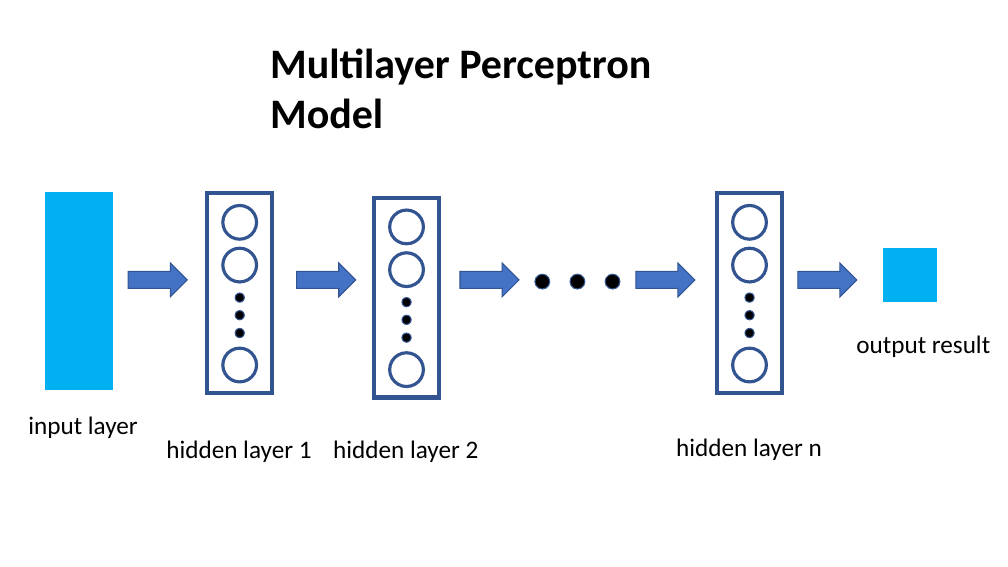
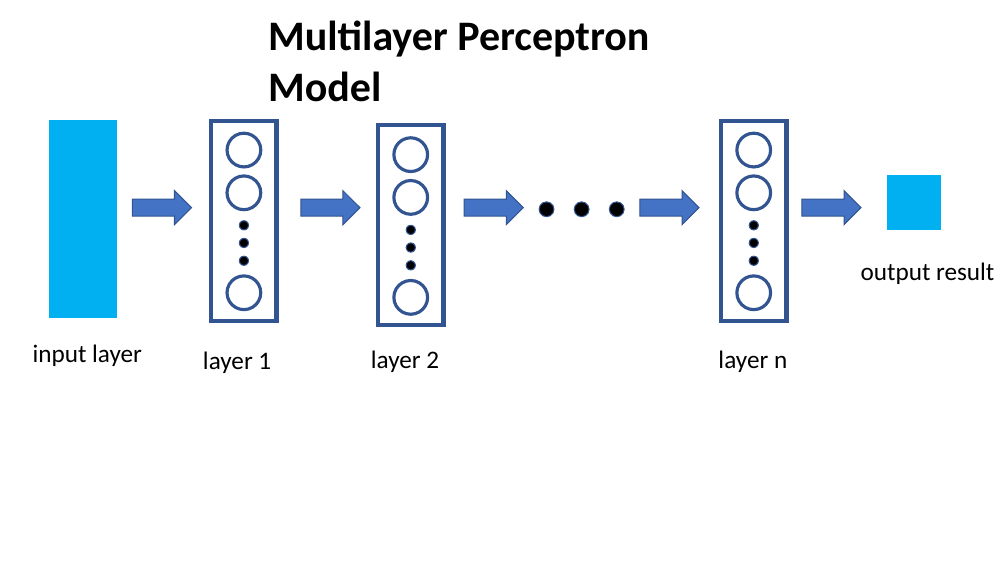
Before and after one commit to cjmasini/football_predictor, a slide deck: slide 4 of Presentation.pptx. Drawn at 1008x567 pixels with LibreOffice and Linux fonts; fonts in the diff are those of the drawing. Boxes give left, top, right and bottom in pixels: in the first picture for what was removed or moved away, otherwise in the second. Text is boxed around its words. In the diff, an @@ line names an element or a change of style, - is before the commit and + after.

```diff
--- a/Presentation.pptx
+++ b/Presentation.pptx
@@ text "Multilayer Perceptron Model": place and size @@
-text "Multilayer Perceptron Model" at (270, 48, 651, 129)
+text "Multilayer Perceptron Model" at (268, 20, 649, 102)
@@ 14 ellipses, 5 rectangles, 5 right arrows, 2 texts: place and size @@
-14 ellipses, 5 rectangles, 5 right arrows, 2 texts at (28, 193, 990, 438)
+14 ellipses, 5 rectangles, 5 right arrows, 2 texts at (33, 121, 994, 366)
@@ 7 ellipses: place and size @@
-7 ellipses at (223, 206, 767, 383)
+7 ellipses at (227, 133, 771, 310)
@@ text at (203, 351, 271, 373): text changed @@
-hidden layer 1
+layer 1
@@ text at (371, 350, 439, 372): text changed @@
-hidden layer 2
+layer 2
@@ text at (718, 350, 787, 372): text changed @@
-hidden layer n
+layer n
```
Also in this commit, not shown: 5 other slides changed.
